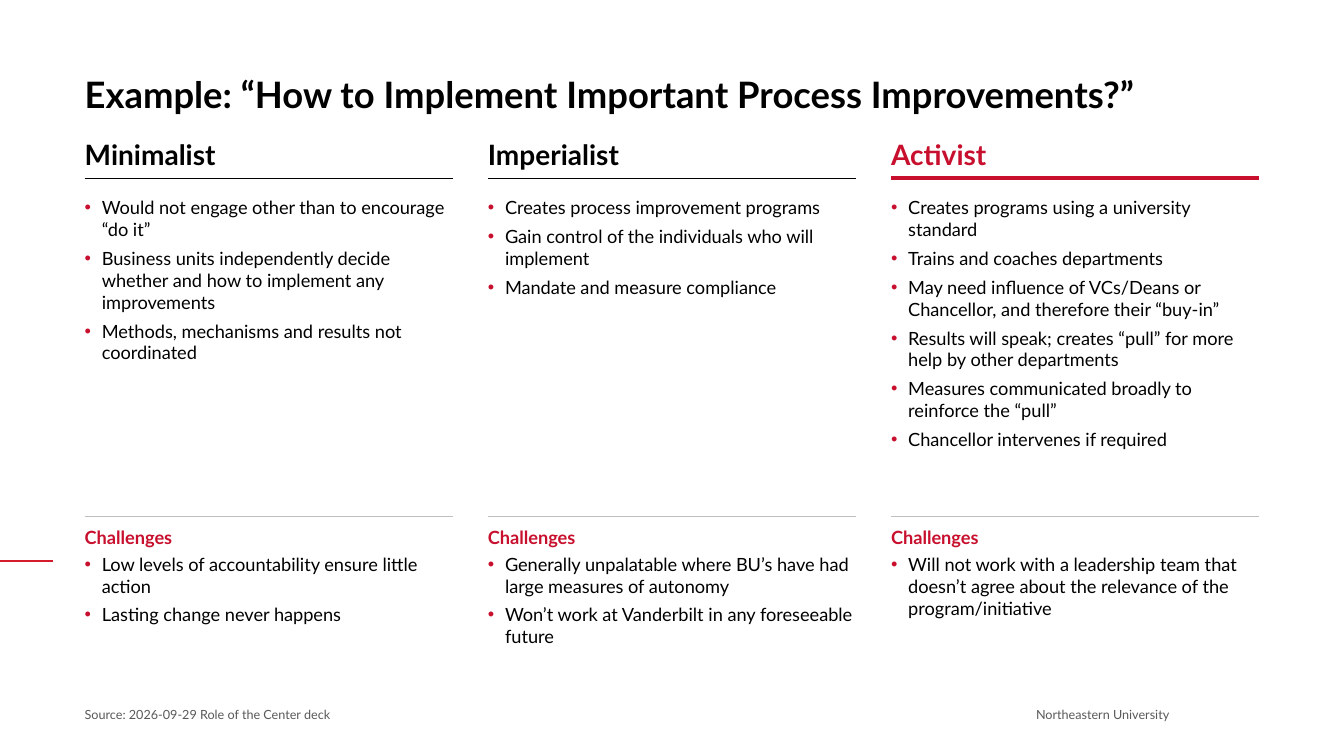
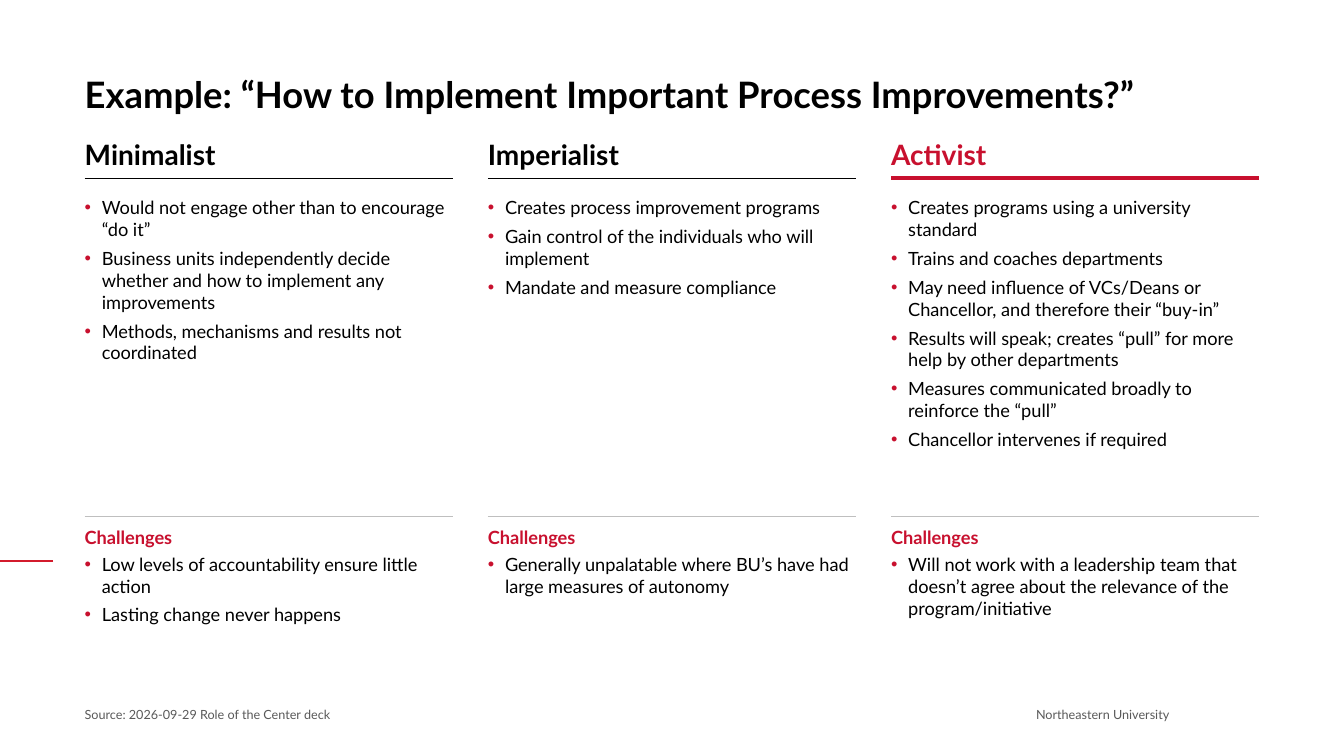
Before and after one commit to brettcsweet/Tonys-repo, a slide deck: slide 3 of 2026-09-29_Role_of_the_Center_Northeastern.pptx. Drawn at 1344x756 pixels with LibreOffice and Linux fonts; fonts in the diff are those of the drawing; background and template pictures are left out. Boxes give left, top, right and bottom in pixels: in the first picture for what was removed or moved away, otherwise in the second. Text is boxed around its words. In the diff, an @@ line names an element or a change of style, - is before the commit and + after.

```diff
--- a/2026-09-29_Role_of_the_Center_Northeastern.pptx
+++ b/2026-09-29_Role_of_the_Center_Northeastern.pptx
@@ text at (505, 607, 852, 643): paragraph removed @@
-• Won’t work at Vanderbilt in any foreseeable future
```
Also in this commit, not shown: 6 slides added.
